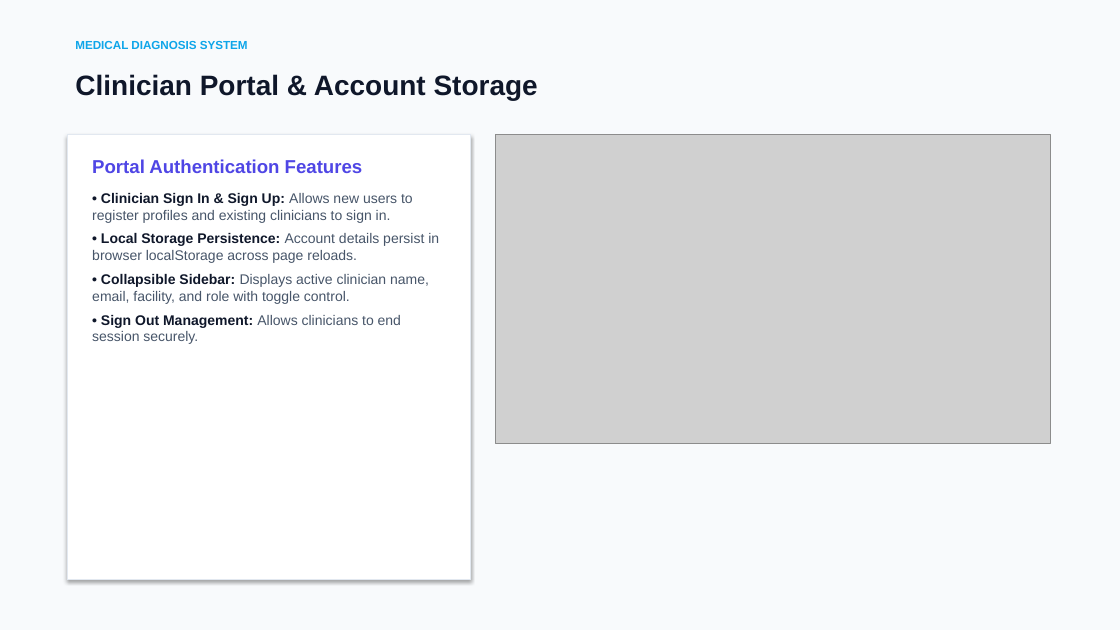
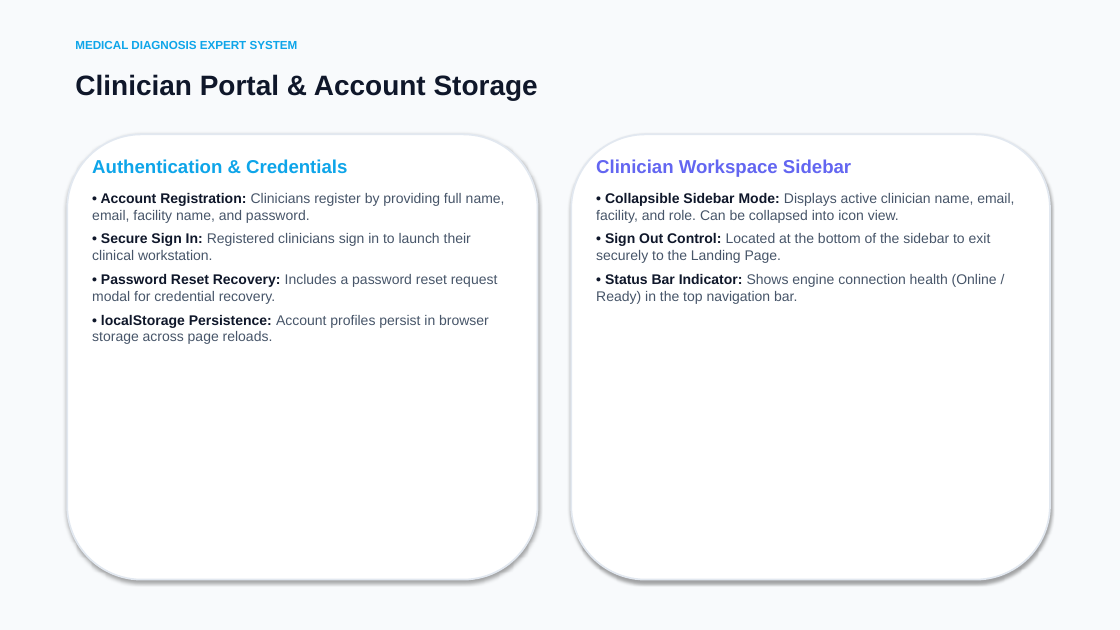
Before and after one commit to wmmandela/medical_diagnosis, a slide deck: slide 5 of presentation/Medical_Diagnosis_System_Presentation.pptx (slide 2 before the commit). Drawn at 1120x630 pixels with LibreOffice and Linux fonts; fonts in the diff are those of the drawing; grey boxes stand for pictures. Boxes give left, top, right and bottom in pixels: in the first picture for what was removed or moved away, otherwise in the second. Text is boxed around its words. In the diff, an @@ line names an element or a change of style, - is before the commit and + after.

Commit message:
docs: replace image screenshots with high-quality vector content cards, visual indicators, and vibrant clinical colors

```diff
--- a/presentation/Medical_Diagnosis_System_Presentation.pptx
+++ b/presentation/Medical_Diagnosis_System_Presentation.pptx
@@ text at [75, 41, 298, 49]: text changed @@
-MEDICAL DIAGNOSIS SYSTEM
+MEDICAL DIAGNOSIS EXPERT SYSTEM
@@ rounded rectangle: place and size @@
-rounded rectangle at [67, 134, 471, 580]
+rounded rectangle at [67, 134, 538, 580]
@@ rounded rectangle at [67, 134, 538, 580]: rectangle to rounded rectangle; outline #E2E8F0 1 pt to #E2E8F0 1.5 pt @@
@@ picture removed at [496, 134, 1050, 444] @@
@@ rounded rectangle added at [571, 134, 1050, 580], fill #FFFFFF, outline #E2E8F0 1.5 pt @@
@@ text at [92, 159, 505, 344]: text changed @@
-Portal Authentication Features
-• Clinician Sign In & Sign Up: Allows new users to register profiles and existing clinicians to sign in.
-• Local Storage Persistence: Account details persist in browser localStorage across page reloads.
-• Collapsible Sidebar: Displays active clinician name, email, facility, and role with toggle control.
-• Sign Out Management: Allows clinicians to end session securely.
+Authentication & Credentials
+• Account Registration: Clinicians register by providing full name, email, facility name, and password.
+• Secure Sign In: Registered clinicians sign in to launch their clinical workstation.
+• Password Reset Recovery: Includes a password reset request modal for credential recovery.
+• localStorage Persistence: Account profiles persist in browser storage across page reloads.
@@ text added at [596, 159, 1014, 304], 12 pt, text #475569 @@
+Clinician Workspace Sidebar
+• Collapsible Sidebar Mode: Displays active clinician name, email, facility, and role. Can be collapsed into icon view.
+• Sign Out Control: Located at the bottom of the sidebar to exit securely to the Landing Page.
+• Status Bar Indicator: Shows engine connection health (Online / Ready) in the top navigation bar.
```
Also in this commit, not shown: 3 other slides changed, 6 slides added, 2 slides removed, 1 other file.
